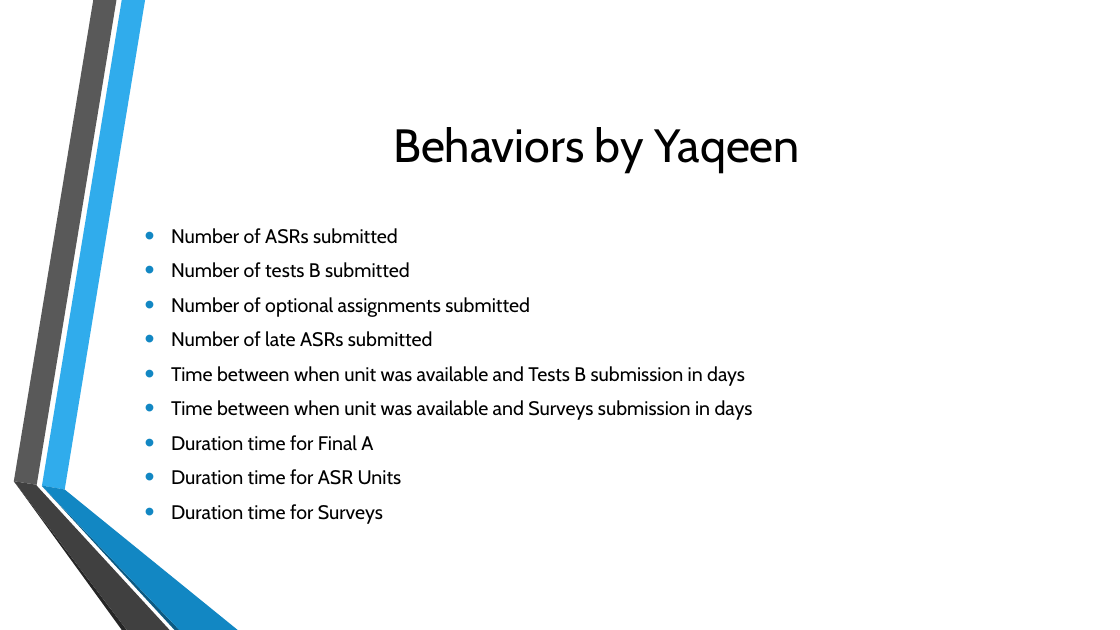
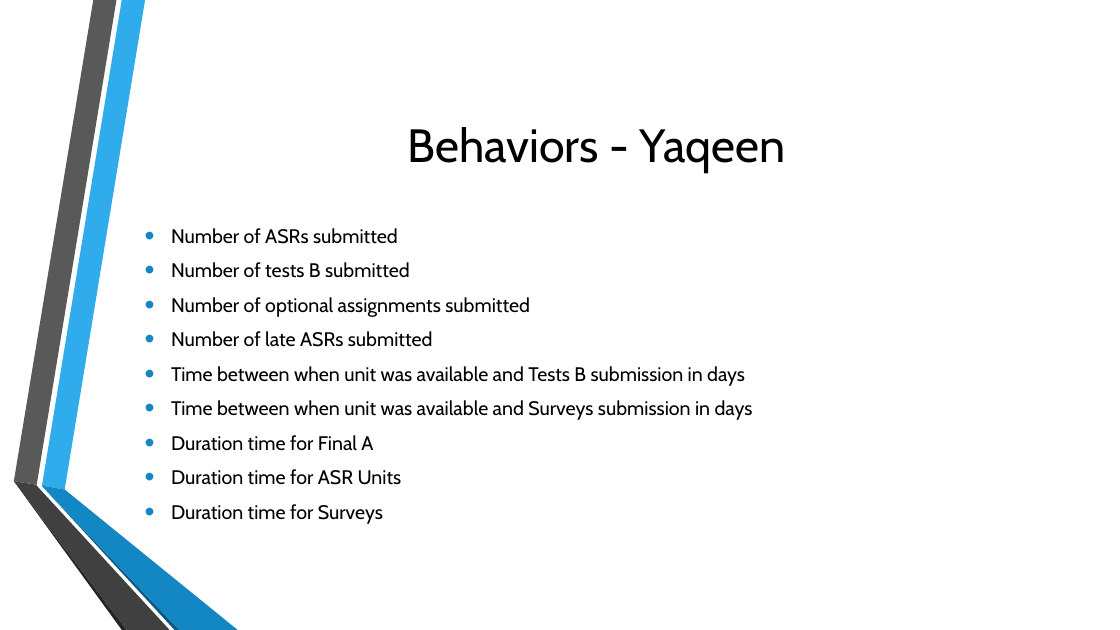
Before and after one commit to shreyasugemuge/Senior-Design-Project, a slide deck: slide 4 of docs/Milestone 3/Milestone_3_Presentation.pptx. Drawn at 1120x630 pixels with LibreOffice and Linux fonts; fonts in the diff are those of the drawing; background and template pictures are left out. Boxes give left, top, right and bottom in pixels: in the first picture for what was removed or moved away, otherwise in the second. Text is boxed around its words. In the diff, an @@ line names an element or a change of style, - is before the commit and + after.

```diff
--- a/docs/Milestone 3/Milestone_3_Presentation.pptx
+++ b/docs/Milestone 3/Milestone_3_Presentation.pptx
@@ title at [408,127,785,173]: text changed @@
-Behaviors by Yaqeen
+Behaviors - Yaqeen
```
Also in this commit, not shown: 4 other slides changed, 2 slides added, 1 other file.
